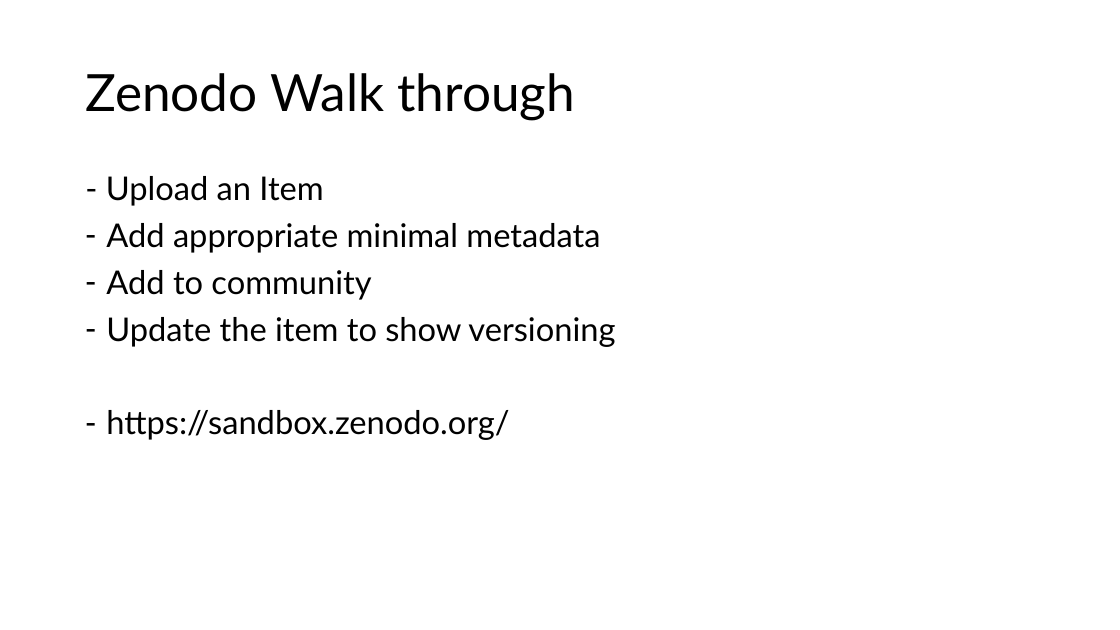
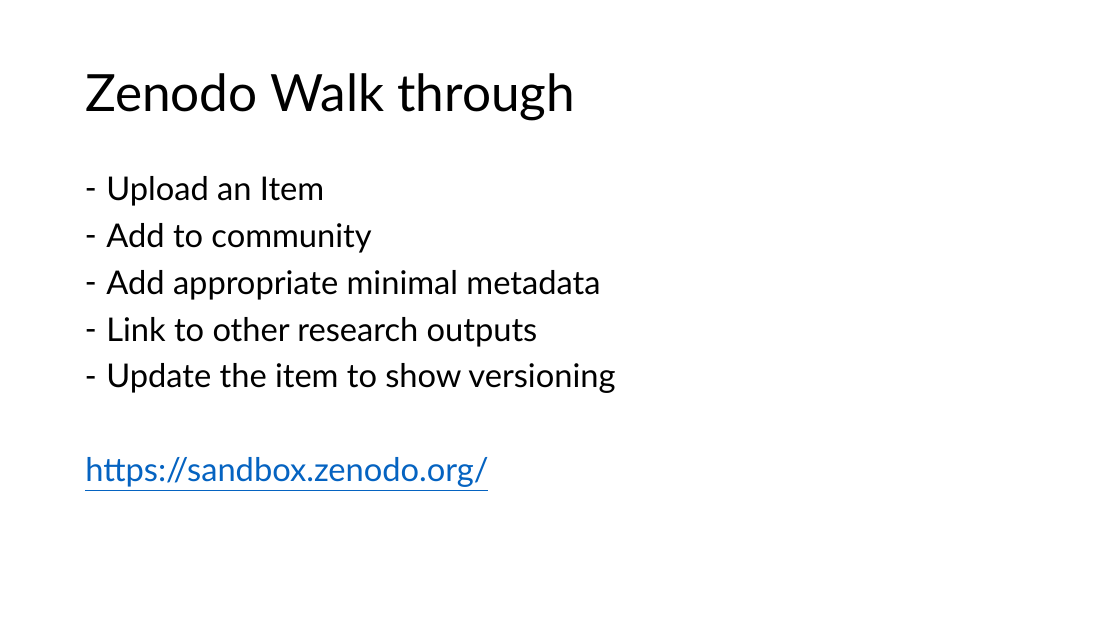
Before and after one commit to ecohealthalliance/building-blocks-of-reproducibility, a slide deck: slide 18 of talks/long_term_data_storage.pptx. Drawn at 1120x630 pixels with LibreOffice and Linux fonts; fonts in the diff are those of the drawing; background and template pictures are left out. Boxes give left, top, right and bottom in pixels: in the first picture for what was removed or moved away, otherwise in the second. Text is boxed around its words. In the diff, an @@ line names an element or a change of style, - is before the commit and + after.

```diff
--- a/talks/long_term_data_storage.pptx
+++ b/talks/long_term_data_storage.pptx
@@ text at [106, 176, 371, 253]: text changed @@
-- Upload an Item
+– Upload an Item
+– Add to community
@@ text at [106, 317, 538, 347]: text changed @@
-– Add to community
+– Link to other research outputs
@@ text at [85, 457, 488, 487]: text colour #000000 to #0563C1, underline on in "https://sandbox.zenodo.org/"; bullet - to none @@
```
Also in this commit, not shown: 10 other slides changed, 14 other files.
